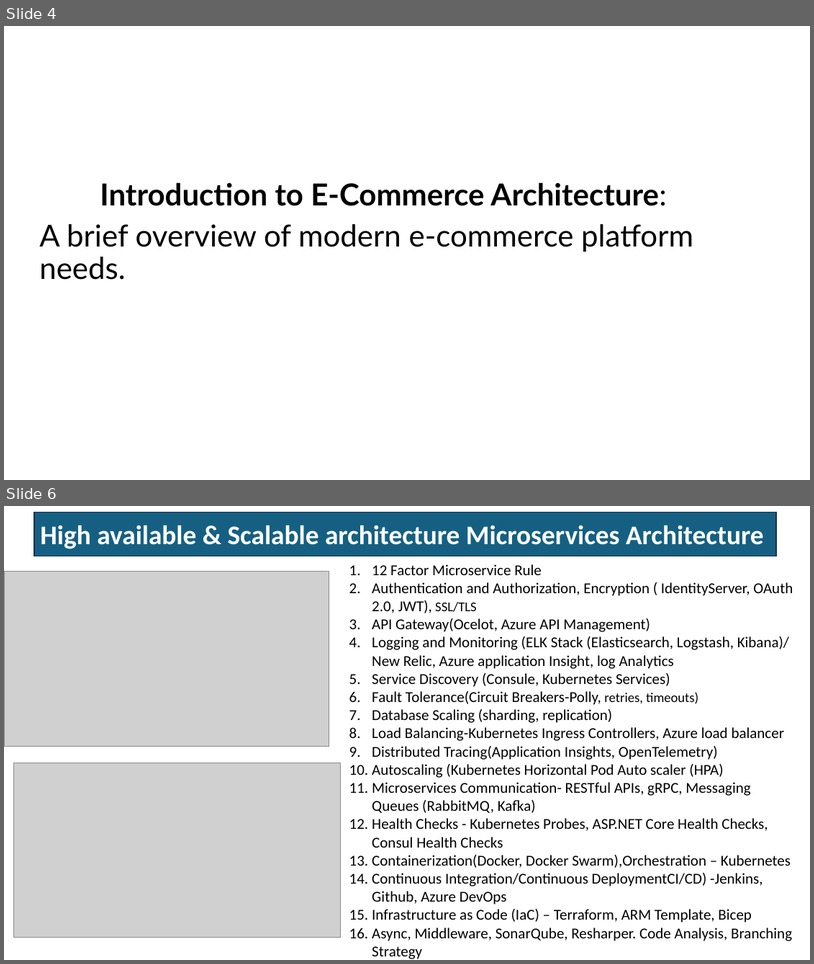
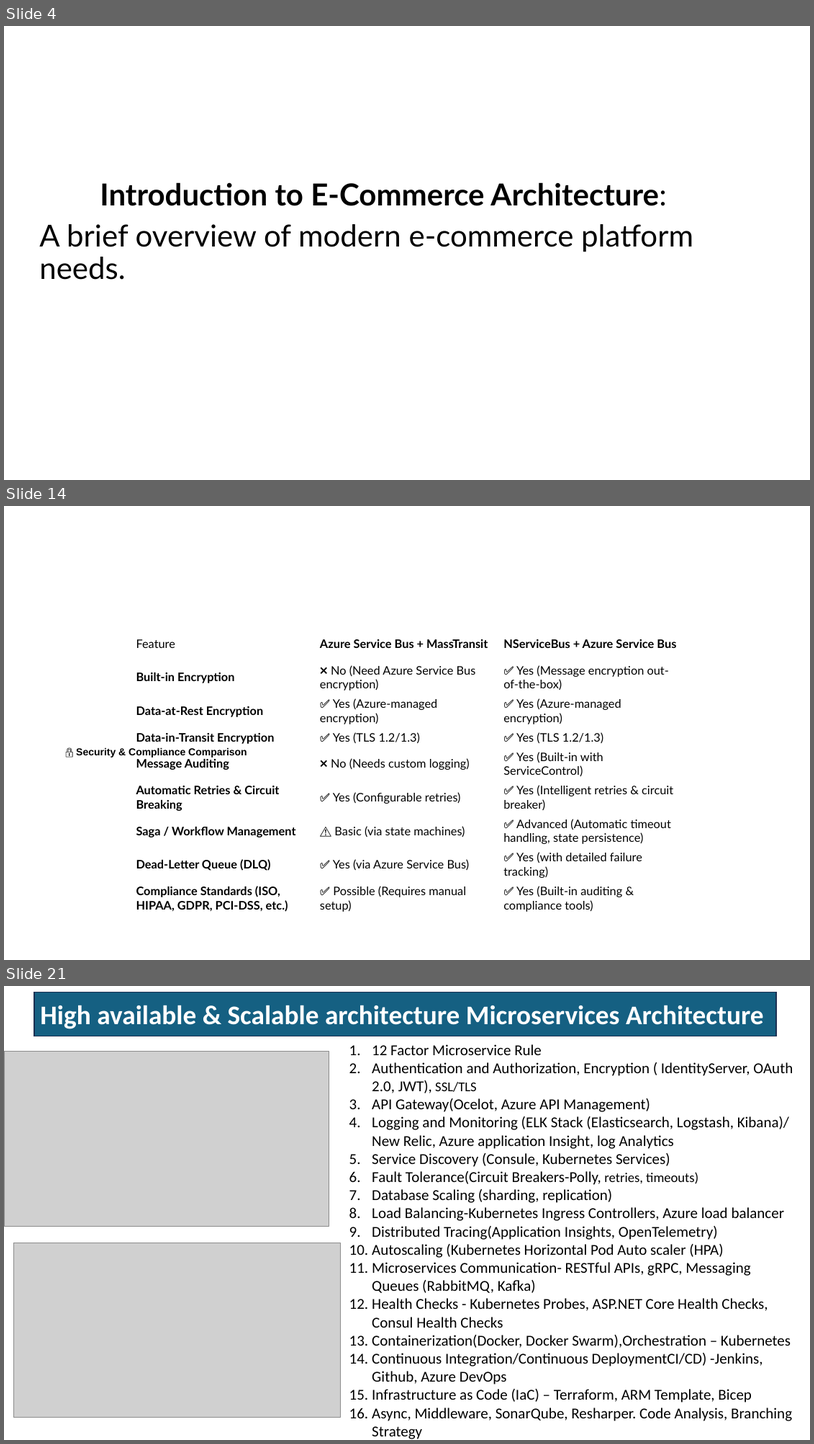
Before and after one commit to RajneeshhajelaAzure/architect, a slide deck: Architecting E-Commerce Solutions with.pptx. Shown one above the other, each under a label of ours: slides 4 and 6 before the commit, slides 4, 14 and 21 after it; the slides between them are not shown. The pictures are 814x964 and 814x1444 pixels, drawn with LibreOffice and Linux fonts; fonts in the diff are those of the drawing; grey boxes stand for pictures. Boxes give left, top, right and bottom in pixels: in the first picture for what was removed or moved away, otherwise in the second. Text is boxed around its words. In the diff, an @@ line names an element or a change of style, - is before the commit and + after.

```diff
--- a/Architecting E-Commerce Solutions with.pptx
+++ b/Architecting E-Commerce Solutions with.pptx
@@ slide 14 added at (4, 506, 810, 960), background #FFFFFF @@
@@ table added at (131, 627, 684, 915), 9 rows, 3 columns @@
+Feature | Azure Service Bus + MassTransit | NServiceBus + Azure Service Bus
+Built-in Encryption | ❌ No (Need Azure Service Bus encryption) | ✅ Yes (Message encryption out-of-the-box)
+Data-at-Rest Encryption | ✅ Yes (Azure-managed encryption) | ✅ Yes (Azure-managed encryption)
+Data-in-Transit Encryption | ✅ Yes (TLS 1.2/1.3) | ✅ Yes (TLS 1.2/1.3)
+Message Auditing | ❌ No (Needs custom logging) | ✅ Yes (Built-in with ServiceControl)
+Automatic Retries & Circuit Breaking | ✅ Yes (Configurable retries) | ✅ Yes (Intelligent retries & circuit breaker)
+Saga / Workflow Management | ⚠️ Basic (via state machines) | ✅ Advanced (Automatic timeout handling, state persistence)
+Dead-Letter Queue (DLQ) | ✅ Yes (via Azure Service Bus) | ✅ Yes (with detailed failure tracking)
+Compliance Standards (ISO, HIPAA, GDPR, PCI-DSS, etc.) | ✅ Possible (Requires manual setup) | ✅ Yes (Built-in auditing & compliance tools)
@@ text added at (76, 748, 247, 757), 12 pt, text #000000, bold @@
+🔒 Security & Compliance Comparison
@@ what was slide 6 is now slide 21 @@
```
Also in this commit, not shown: 2 slides changed, 15 other slides added, 2 other files.
